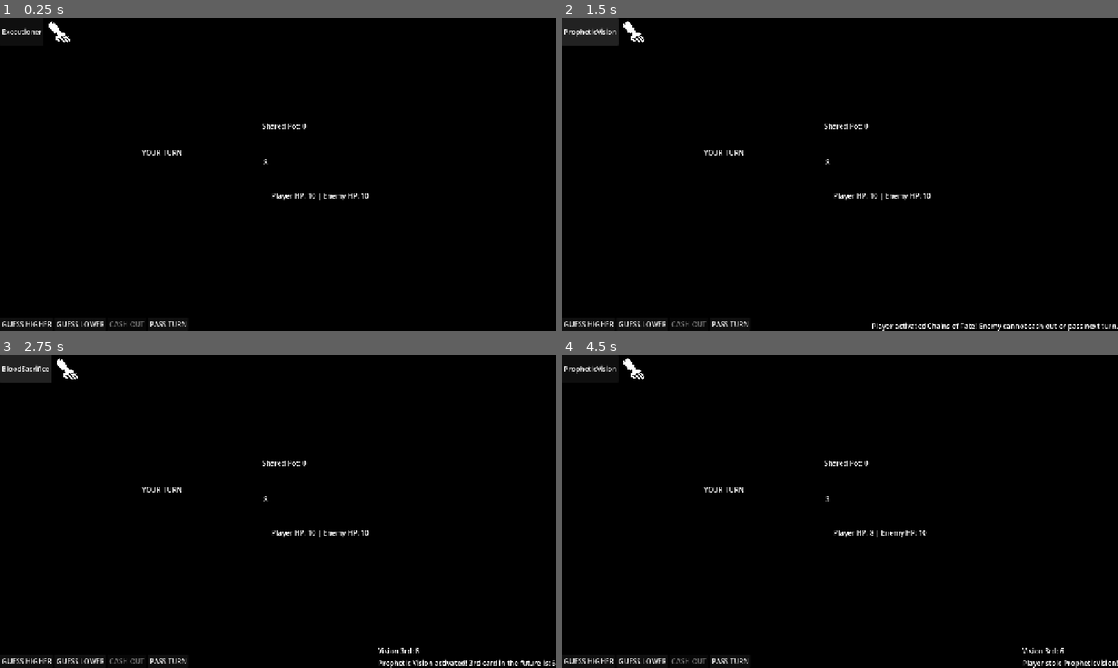
Above: before the commit, frames 1-4 (two rows, left to right).
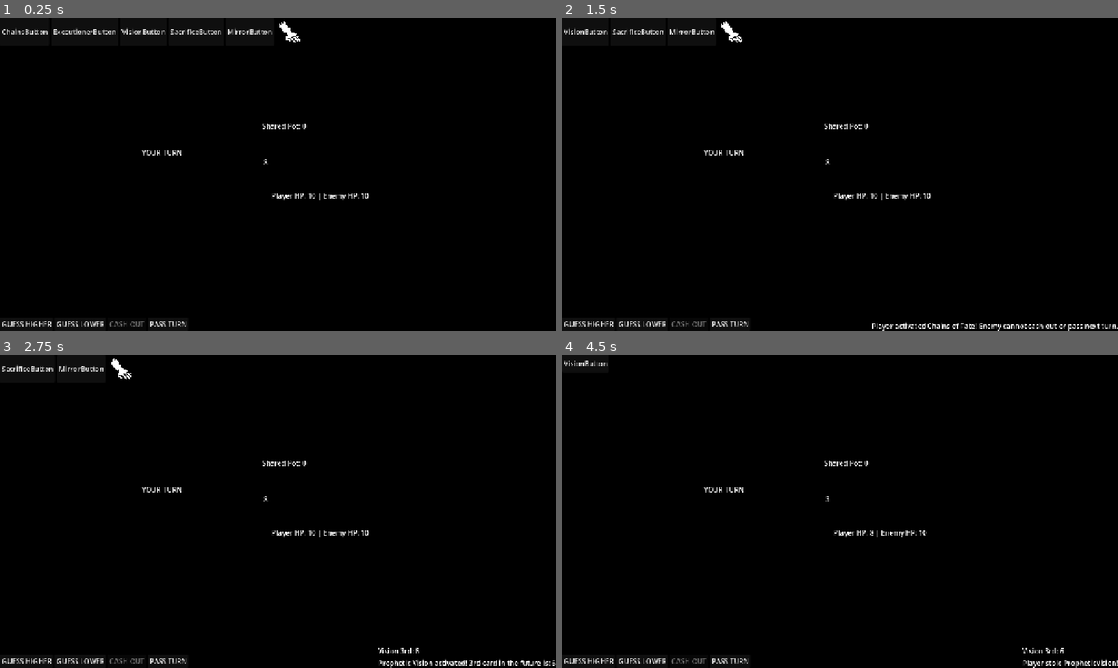
Above: after the commit, the same moments.

Repository: wadahac/HighLowPrototype
Game: Godot game, scene res://scenes/main.tscn
The game is run twice, just before and just after one commit, with the same random seed, the same clock (stepped at 60 frames per second) and the same inputs.
Inputs (mouse positions are in pixels of both pictures, inside the frame that each line leads up to):
- Up to frame 1 (0.25 s): no input
- Up to frame 2 (1.5 s): click "Executioner" (after the commit: "ExecutionerButton") at 0.5 s; click "ChainsOfFate" (after the commit: "ChainsButton") at 1.25 s
- Up to frame 3 (2.75 s): click (27, 367) at 2 s, where only the run before the commit has a clickable "PropheticVision"
- Up to frame 4 (4.5 s): click (589, 367) at 2.75 s, where only the run before the commit has a clickable "BloodSacrifice"; click (584, 367) at 3.5 s, where only the run before the commit has a clickable "MirrorShard"; click (573, 367) at 4.25 s

The runs differ from the first frame. In frame 1, 0.7% of the frame differs, in the area x 0-54%, y 1-8%; in frame 2, 0.5%; in frame 3, 0.4%; in frame 4, 0.3%.

Commit message:
refactor: dynamically manage Trump button visibility in UI container
Co-authored-by: aider (gemini/gemini-3.5-flash) <aider@aider.chat>

Diff:
--- a/high-low-prototype/src/HighLowGameManager.gd
+++ b/high-low-prototype/src/HighLowGameManager.gd
@@ -215,104 +215,89 @@
 	if not container:
 		return
 
-	var buttons = container.get_children()
-	var steal_btn = $UI_Layer/TrumpContainer/StealButton
-
-	# Filter out steal button
-	var trump_buttons = []
-	for btn in buttons:
-		if btn != steal_btn:
-			trump_buttons.append(btn)
-
-	# We want to map each unused trump in trumps_hand to a button
-	var active_trumps = []
-	for t in trumps_hand:
-		if not t.is_used:
-			active_trumps.append(t)
-
-	var assigned_buttons = []
-
-	# 1. Try to match by name first
-	for trump in active_trumps:
-		var trump_name = trump.get_script().get_path().get_file().get_basename()
-		var found_btn = null
-		for btn in trump_buttons:
-			if btn in assigned_buttons:
-				continue
-			if trump_name.to_lower() in btn.name.to_lower() or btn.name.to_lower() in trump_name.to_lower():
-				found_btn = btn
-				break
-		if found_btn:
-			assigned_buttons.append(found_btn)
-			_setup_trump_button(found_btn, trump)
-
-	# 2. Assign remaining active trumps to any leftover buttons
-	for trump in active_trumps:
-		var already_assigned = false
-		for btn in assigned_buttons:
-			if btn.pressed.is_connected(_on_trump_button_pressed.bind(trump)):
-				already_assigned = true
-				break
-		if already_assigned:
-			continue
-
-		var leftover_btn = null
-		for btn in trump_buttons:
-			if not btn in assigned_buttons:
-				leftover_btn = btn
-				break
-		if leftover_btn:
-			assigned_buttons.append(leftover_btn)
-			_setup_trump_button(leftover_btn, trump)
-
-	# 3. Hide/disable all unassigned buttons
-	for btn in trump_buttons:
-		if not btn in assigned_buttons:
-			btn.visible = false
-			btn.disabled = true
-
-	if steal_btn:
-		steal_btn.visible = true
-		steal_btn.disabled = not is_player_turn
-
-func _setup_trump_button(btn: Button, trump) -> void:
-	btn.visible = true
+	# Check which types of trumps are currently active (not used) in the player's hand
+	var has_chains = false
+	var has_executioner = false
+	var has_vision = false
+	var has_sacrifice = false
+	var has_mirror = false
+
+	for trump in trumps_hand:
+		if not trump.is_used:
+			var file_name = trump.get_script().get_path().get_file().get_basename().to_lower()
+			if "chainsoffate" in file_name or "chains" in file_name:
+				has_chains = true
+			elif "executioner" in file_name:
+				has_executioner = true
+			elif "propheticvision" in file_name or "vision" in file_name:
+				has_vision = true
+			elif "bloodsacrifice" in file_name or "sacrifice" in file_name:
+				has_sacrifice = true
+			elif "mirrorshard" in file_name or "mirror" in file_name:
+				has_mirror = true
+
+	# Update button visibilities and disabled states dynamically
+	_update_button_state(chains_button, has_chains, chains_trump)
+	_update_button_state(executioner_button, has_executioner, executioner_trump)
+	_update_button_state(vision_button, has_vision, vision_trump)
+	_update_button_state(sacrifice_button, has_sacrifice, sacrifice_trump)
+	_update_button_state(mirror_button, has_mirror, mirror_trump)
+
+	if steal_button:
+		steal_button.visible = not steal_trump.is_used
+		steal_button.disabled = not is_player_turn
+
+func _update_button_state(btn: Button, has_trump: bool, default_trump) -> void:
+	if not btn:
+		return
+	btn.visible = has_trump
 	btn.disabled = not is_player_turn
-	var trump_name = trump.get_script().get_path().get_file().get_basename()
-	var display_name = trump.card_name if "card_name" in trump else trump_name
-	btn.text = display_name
-
-	# Clear old connections
+
+	# Clear old connections to prevent duplicate triggers
 	for conn in btn.pressed.get_connections():
 		btn.pressed.disconnect(conn.callable)
 
-	btn.pressed.connect(_on_trump_button_pressed.bind(trump))
-
-func _on_trump_button_pressed(trump) -> void:
-	trump.execute_player(self)
-	update_trump_ui()
+	if has_trump:
+		var display_name = default_trump.card_name if "card_name" in default_trump else btn.name
+		btn.text = display_name
+
+		# Reconnect to the specific handler
+		if btn == chains_button:
+			btn.pressed.connect(_on_chains_pressed)
+		elif btn == executioner_button:
+			btn.pressed.connect(_on_executioner_pressed)
+		elif btn == vision_button:
+			btn.pressed.connect(_on_vision_pressed)
+		elif btn == sacrifice_button:
+			btn.pressed.connect(_on_sacrifice_pressed)
+		elif btn == mirror_button:
+			btn.pressed.connect(_on_mirror_pressed)
+
+func _use_trump_type(type_name: String) -> void:
+	for trump in trumps_hand:
+		if not trump.is_used:
+			var file_name = trump.get_script().get_path().get_file().get_basename().to_lower()
+			if type_name in file_name:
+				trump.execute_player(self)
+				break
+	refresh_trump_ui()
 	set_player_controls_enabled(is_player_turn)
 
 # Trump Card Handlers
 func _on_chains_pressed() -> void:
-	chains_trump.execute_player(self)
-	set_player_controls_enabled(true)
+	_use_trump_type("chains")
 
 func _on_executioner_pressed() -> void:
-	executioner_trump.execute_player(self)
-	set_player_controls_enabled(true)
+	_use_trump_type("executioner")
 
 func _on_vision_pressed() -> void:
-	vision_trump.execute_player(self)
-	set_player_controls_enabled(true)
+	_use_trump_type("vision")
 
 func _on_sacrifice_pressed() -> void:
-	sacrifice_trump.execute_player(self)
-	set_player_controls_enabled(true)
+	_use_trump_type("sacrifice")
 
 func _on_mirror_pressed() -> void:
-	mirror_trump.execute_player(self)
-	set_player_controls_enabled(true)
+	_use_trump_type("mirror")
 
 func _on_steal_button_pressed() -> void:
 	var stolen_trump = steal_trump.apply_effect(self, enemy_ai, self)
